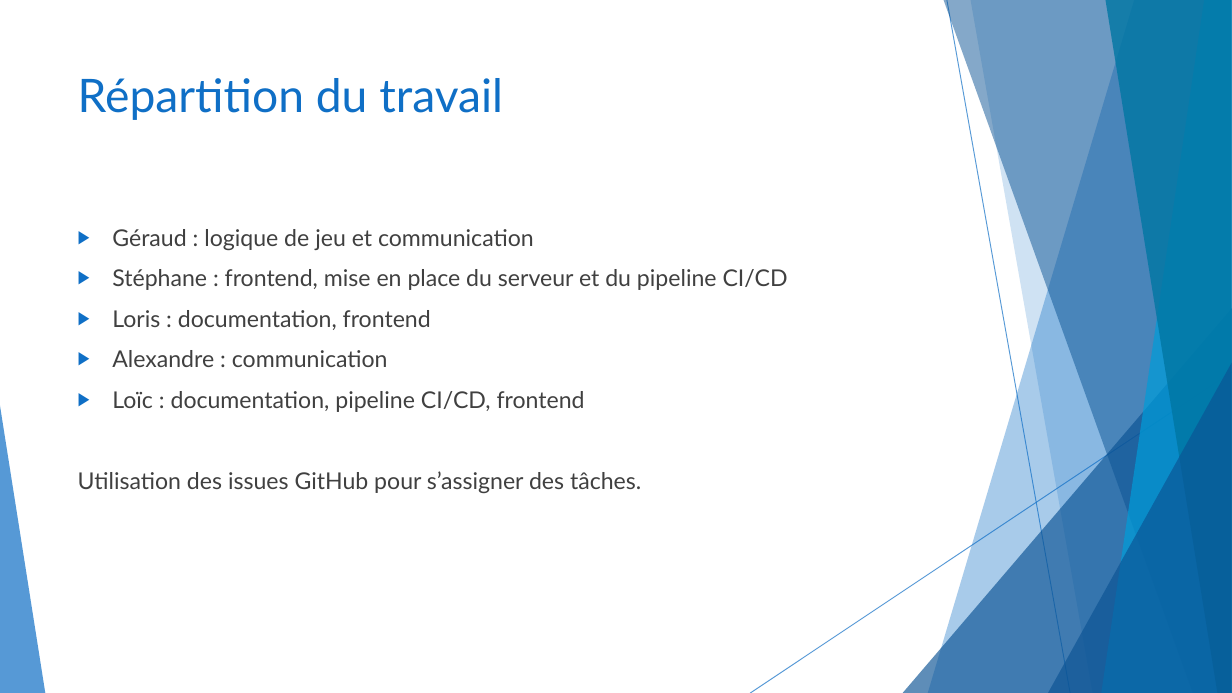
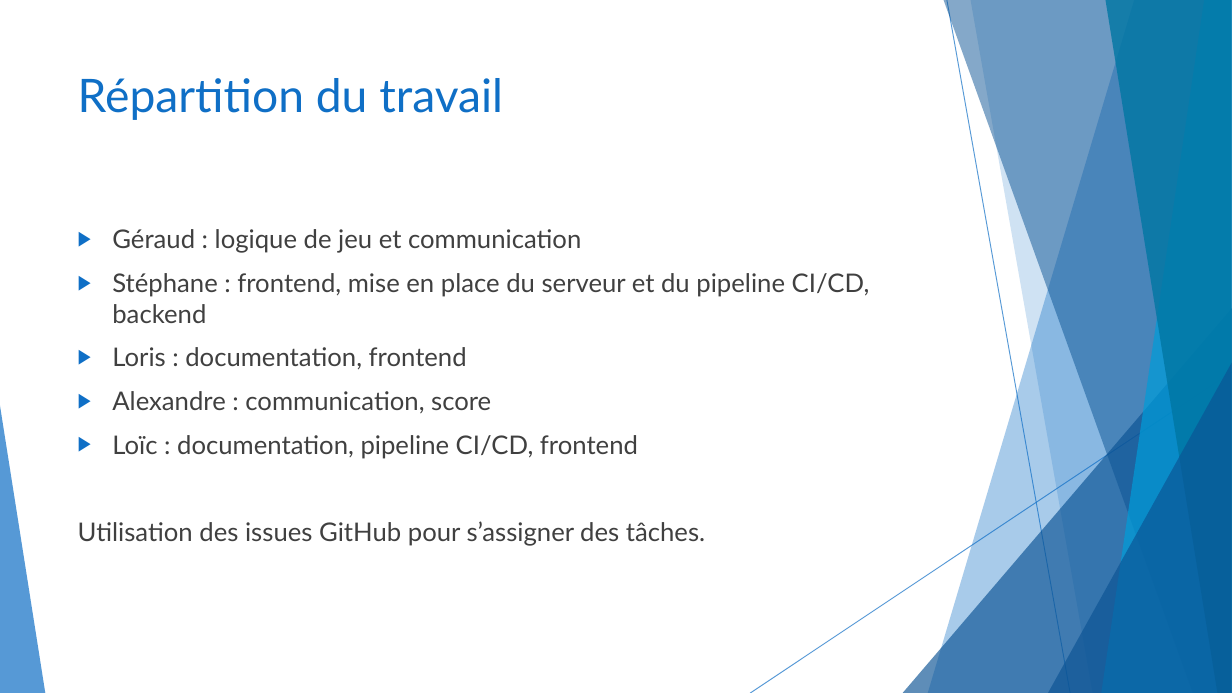
Before and after one commit to CeKonVeu/KingSkullClassicOnline, a slide deck: slide 7 of doc/King Skull Classic Online.pptx. Drawn at 1232x693 pixels with LibreOffice and Linux fonts; fonts in the diff are those of the drawing. Boxes give left, top, right and bottom in pixels: in the first picture for what was removed or moved away, otherwise in the second. Text is boxed around its words. In the diff, an @@ line names an element or a change of style, - is before the commit and + after.

```diff
--- a/doc/King Skull Classic Online.pptx
+++ b/doc/King Skull Classic Online.pptx
@@ text at (78,229,705,546): size 18 to 20 pt in "Géraud : logique de jeu et communication", "Loris : documentation, frontend", "Loïc : documentation, pipeline CI/CD, frontend", "Utilisation des issues GitHub pour s’assigner des ..." @@
@@ text at (112,273,870,323): text changed; size 18 to 20 pt @@
-▶ Stéphane : frontend, mise en place du serveur et du pipeline CI/CD
+▶ Stéphane : frontend, mise en place du serveur et du pipeline CI/CD, backend
@@ text at (112,391,491,413): text changed; size 18 to 20 pt @@
-▶ Alexandre : communication
+▶ Alexandre : communication, score
```
Also in this commit, not shown: 8 other slides changed.
